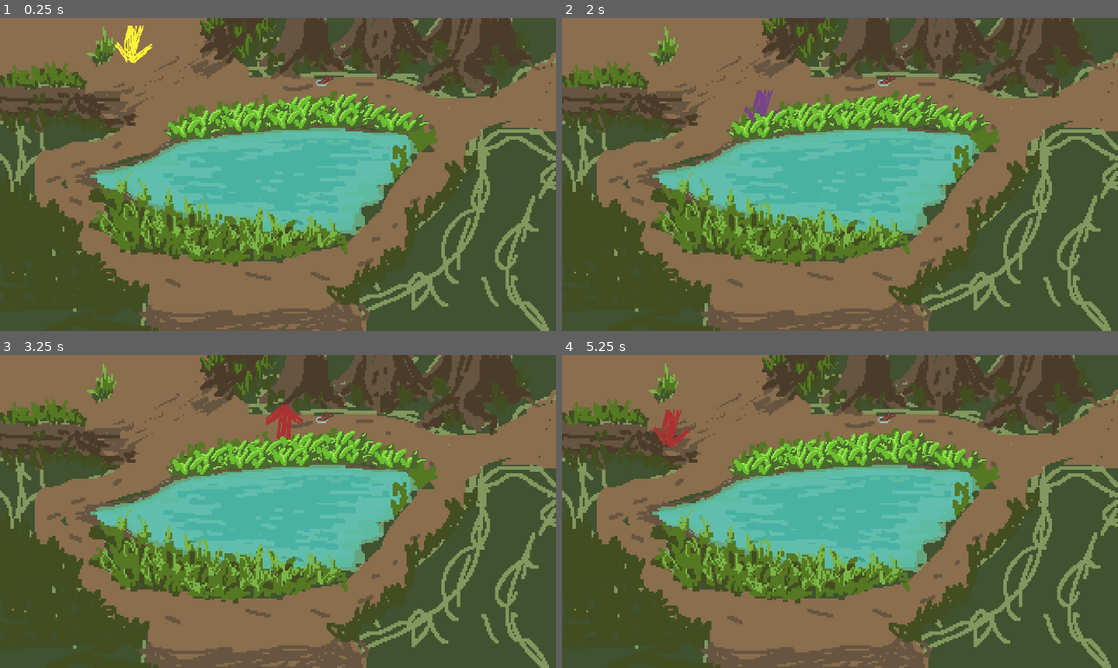
Above: before the commit, frames 1-4 (two rows, left to right).
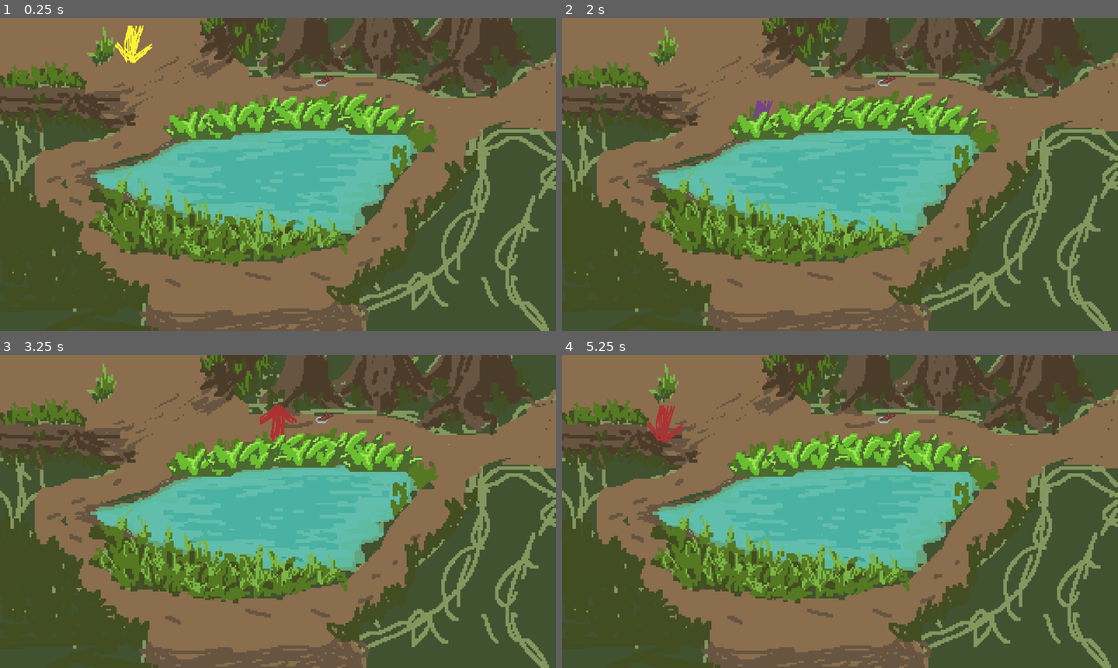
Above: after the commit, the same moments.

Repository: heinrichstr/adventure-game
Game: Godot game, scene res://scenes/main.tscn
The game is run twice, just before and just after one commit, with the same random seed, the same clock (stepped at 60 frames per second) and the same inputs.
Inputs (mouse positions are in pixels of both pictures, inside the frame that each line leads up to):
- Up to frame 1 (0.25 s): no input
- Up to frame 2 (2 s): move the mouse to (962, 158) at 0.52 s; press the mouse at (962, 158) at 0.53 s; hold D (player_right) 0.53-1.28 s; move the mouse to (728, 190) at 1.27 s; release the mouse at (728, 190) at 1.28 s; hold S (player_down) from 1.28 s (still down); click (728, 190) at 1.35 s
- Up to frame 3 (3.25 s): move the mouse to (333, 442) at 2.02 s; release S (player_down) at 2.03 s; press the mouse at (333, 442) at 2.03 s; hold D (player_right) 2.03-2.78 s; move the mouse to (250, 574) at 2.77 s; release the mouse at (250, 574) at 2.78 s; hold W (player_up) from 2.78 s (still down); click (250, 574) at 2.85 s
- Up to frame 4 (5.25 s): move the mouse to (1006, 558) at 3.52 s; release W (player_up) at 3.53 s; press the mouse at (1006, 558) at 3.53 s; hold A (player_left) 3.53-5.03 s; move the mouse to (673, 464) at 4.27 s; release the mouse at (673, 464) at 4.28 s; click (673, 464) at 4.35 s; move the mouse to (867, 511) at 5.02 s; press the mouse at (867, 511) at 5.03 s; hold S (player_down) from 5.03 s (still down)

The runs differ from the first frame. In frame 1, 2.9% of the frame differs, in the area x 29-78%, y 24-39%; in frame 2, 3.0%; in frame 3, 3.1%; in frame 4, 3.2%, in the area x 15-77%, y 16-39%.

Commit message:
add walkover animation to grass

Diff:
--- a/scenes/player/Player.gd
+++ b/scenes/player/Player.gd
@@ -3,7 +3,7 @@
 var speed = 400
 var input_vector:Vector2 = Vector2.ZERO
 var past_vector:Vector2
-
+var overlapping:Array
 
 func _ready():
 	$AnimationTree.get("parameters/playback").travel("idle-loop")
@@ -19,6 +19,21 @@
 	$AnimationTree.set("parameters/Movement/blend_position", input_vector)
 
 
+func animate_overlapping_grass():
+	print("movement triggered overlap")
+	overlapping = $Area2D.get_overlapping_areas()
+	for area in overlapping:
+		prints("overlap detected", area, area.is_in_group("grass_walkable"))
+		if area.is_in_group("grass_walkable"):
+			var sprite = area.get_parent()
+			#TODO: Check global pos of player vs grass, push anim based on difference
+			if sprite.get_node("AnimationPlayer").is_playing() == false:
+				if sprite.get_global_position() > self.get_global_position():
+					sprite.get_node("AnimationPlayer").play("push_right")
+				else:
+					sprite.get_node("AnimationPlayer").play("push_left")
+
+
 func _physics_process(delta):
 	$"AnimationTree".advance(delta)
 	get_input()
@@ -27,6 +42,7 @@
 		$AnimationTree.get("parameters/playback").travel("idle-loop")
 	else:
 		$AnimationTree.get("parameters/playback").travel("Movement")
+		animate_overlapping_grass()
 
 	update_anim_params(input_vector)
 	velocity = input_vector * speed
@@ -37,4 +53,6 @@
 	else:
 		Input.set_mouse_mode(Input.MOUSE_MODE_VISIBLE)
 
+
+
 	past_vector = input_vector
--- a/scenes/player/Player.tscn
+++ b/scenes/player/Player.tscn
@@ -363,13 +363,16 @@
 
 [sub_resource type="AnimationNodeStateMachinePlayback" id="AnimationNodeStateMachinePlayback_7l2s2"]
 
+[sub_resource type="RectangleShape2D" id="RectangleShape2D_1vfcg"]
+size = Vector2(47, 20)
+
 [node name="Player" type="CharacterBody2D"]
 script = ExtResource("1_6ricj")
 
 [node name="AnimatedSprite2D" type="AnimatedSprite2D" parent="."]
 texture_filter = 1
 sprite_frames = SubResource("SpriteFrames_0sicj")
-frame = 8
+frame = 9
 
 [node name="CollisionShape2D" type="CollisionShape2D" parent="."]
 shape = SubResource("CircleShape2D_tqn1e")
@@ -388,3 +391,9 @@
 active = true
 parameters/playback = SubResource("AnimationNodeStateMachinePlayback_7l2s2")
 parameters/Movement/blend_position = Vector2(-0.710162, 0.75108)
+
+[node name="Area2D" type="Area2D" parent="."]
+
+[node name="CollisionShape2D" type="CollisionShape2D" parent="Area2D"]
+position = Vector2(0, 13)
+shape = SubResource("RectangleShape2D_1vfcg")
--- a/scenes/world/Space.tscn
+++ b/scenes/world/Space.tscn
@@ -1,12 +1,39 @@
-[gd_scene load_steps=6 format=3 uid="uid://dygmssoe8luh"]
+[gd_scene load_steps=9 format=3 uid="uid://dygmssoe8luh"]
 
 [ext_resource type="Script" path="res://scenes/world/Space.gd" id="1_0sflk"]
 [ext_resource type="Texture2D" uid="uid://d2pk05yt35tsn" path="res://assets/sprites/world/meadow/mock meadow.png" id="2_i7306"]
 [ext_resource type="PackedScene" uid="uid://c60vk3bg00fie" path="res://scenes/player/Player.tscn" id="3_m87gc"]
 [ext_resource type="PackedScene" uid="uid://b7ubtcjmkxlmn" path="res://scenes/world/meadow/Grass1.tscn" id="4_y4ulc"]
+[ext_resource type="Shader" uid="uid://db6qbo3862lrc" path="res://scenes/world/meadow/world-meadow-grass-wind.tres" id="5_p4otj"]
 
 [sub_resource type="RectangleShape2D" id="RectangleShape2D_gtvg3"]
 size = Vector2(1920, 1080)
+
+[sub_resource type="ShaderMaterial" id="ShaderMaterial_tf6e5"]
+resource_local_to_scene = true
+shader = ExtResource("5_p4otj")
+shader_parameter/speed = 0.3
+shader_parameter/minStrength = 0.03
+shader_parameter/maxStrength = 0.05
+shader_parameter/strengthScale = 100.0
+shader_parameter/interval = 3.5
+shader_parameter/detail = 3.0
+shader_parameter/distortion = null
+shader_parameter/heightOffset = null
+shader_parameter/offset = 0.0
+
+[sub_resource type="ShaderMaterial" id="ShaderMaterial_feb2h"]
+resource_local_to_scene = true
+shader = ExtResource("5_p4otj")
+shader_parameter/speed = 0.3
+shader_parameter/minStrength = 0.03
+shader_parameter/maxStrength = 0.05
+shader_parameter/strengthScale = 100.0
+shader_parameter/interval = 3.5
+shader_parameter/detail = 3.0
+shader_parameter/distortion = null
+shader_parameter/heightOffset = null
+shader_parameter/offset = 0.0
 
 [node name="Space" type="Node2D"]
 script = ExtResource("1_0sflk")
@@ -24,9 +51,10 @@
 shape = SubResource("RectangleShape2D_gtvg3")
 
 [node name="StaticBody2D" type="StaticBody2D" parent="."]
+metadata/_edit_lock_ = true
 
 [node name="CollisionPolygon2D" type="CollisionPolygon2D" parent="StaticBody2D"]
-polygon = PackedVector2Array(320, 544, 520, 488, 656, 368, 840, 336, 1200, 304, 1488, 392, 1440, 504, 1240, 744, 1040, 792, 752, 792, 384, 704)
+polygon = PackedVector2Array(320, 544, 520, 488, 712, 392, 840, 336, 1200, 304, 1461.55, 383.919, 1488, 392, 1440, 504, 1240, 744, 1040, 792, 752, 792, 384, 704)
 
 [node name="CollisionPolygon2D2" type="CollisionPolygon2D" parent="StaticBody2D"]
 polygon = PackedVector2Array(-24, 208, 280, 240, 440, 360, 352, 416, 104, 472, 104, 648, 224, 712, 304, 856, 512, 952, 544, 1120, -120, 1144)
@@ -42,57 +70,31 @@
 scale = Vector2(2, 2)
 
 [node name="Grass3" parent="." instance=ExtResource("4_y4ulc")]
-position = Vector2(928, 344)
-scale = Vector2(4.1, 4.1)
-offset = Vector2(-21.4634, -5.85365)
+material = SubResource("ShaderMaterial_tf6e5")
+position = Vector2(1197, 304)
+scale = Vector2(6, 6)
+
+[node name="Grass5" parent="." instance=ExtResource("4_y4ulc")]
+material = SubResource("ShaderMaterial_tf6e5")
+position = Vector2(968, 312)
+scale = Vector2(6, 6)
+
+[node name="Grass4" parent="." instance=ExtResource("4_y4ulc")]
+material = SubResource("ShaderMaterial_tf6e5")
+position = Vector2(1056, 328)
+scale = Vector2(6, 6)
+
+[node name="Grass1" parent="." instance=ExtResource("4_y4ulc")]
+material = SubResource("ShaderMaterial_feb2h")
+position = Vector2(696, 360)
+scale = Vector2(6, 6)
 
 [node name="Grass2" parent="." instance=ExtResource("4_y4ulc")]
-position = Vector2(816, 368)
-scale = Vector2(4.1, 4.1)
-offset = Vector2(-21.4634, -5.85365)
-
-[node name="Grass1" parent="." instance=ExtResource("4_y4ulc")]
-position = Vector2(656, 376)
-scale = Vector2(4.1, 4.1)
-
-[node name="Grass4" parent="." instance=ExtResource("4_y4ulc")]
-position = Vector2(1117.5, 321)
-scale = Vector2(4.1, 4.1)
-offset = Vector2(-21.4634, -5.85365)
-
-[node name="Grass5" parent="." instance=ExtResource("4_y4ulc")]
-position = Vector2(1005.5, 345)
-scale = Vector2(4.1, 4.1)
-offset = Vector2(-21.4634, -5.85365)
+material = SubResource("ShaderMaterial_tf6e5")
+position = Vector2(832, 336)
+scale = Vector2(6, 6)
 
 [node name="Grass6" parent="." instance=ExtResource("4_y4ulc")]
-position = Vector2(845.5, 353)
-scale = Vector2(4.1, 4.1)
-
-[node name="Grass7" parent="." instance=ExtResource("4_y4ulc")]
-position = Vector2(1270.5, 313)
-scale = Vector2(4.1, 4.1)
-offset = Vector2(-21.4634, -5.85365)
-
-[node name="Grass8" parent="." instance=ExtResource("4_y4ulc")]
-position = Vector2(1158.5, 337)
-scale = Vector2(4.1, 4.1)
-offset = Vector2(-21.4634, -5.85365)
-
-[node name="Grass9" parent="." instance=ExtResource("4_y4ulc")]
-position = Vector2(998.5, 345)
-scale = Vector2(4.1, 4.1)
-
-[node name="Grass12" parent="." instance=ExtResource("4_y4ulc")]
-position = Vector2(1366.5, 353)
-scale = Vector2(4.1, 4.1)
-offset = Vector2(-21.4634, -5.85365)
-
-[node name="Grass11" parent="." instance=ExtResource("4_y4ulc")]
-position = Vector2(1456, 376)
-scale = Vector2(4.1, 4.1)
-offset = Vector2(-21.4634, -5.85365)
-
-[node name="Grass10" parent="." instance=ExtResource("4_y4ulc")]
-position = Vector2(1174.5, 336)
-scale = Vector2(4.1, 4.1)
+material = SubResource("ShaderMaterial_tf6e5")
+position = Vector2(1304, 344)
+scale = Vector2(6, 6)
--- a/scenes/world/meadow/Grass1.gd
+++ b/scenes/world/meadow/Grass1.gd
@@ -5,3 +5,8 @@
 func _ready():
 	self.material.set_shader_parameter("offset", self.global_position.x/800)
 	print(material["shader_parameter/offset"])
+	$Area2D.add_to_group("grass_walkable")
+
+#func _on_area_2d_area_entered(area):
+#	if area == References.player.get_node("Area2D"):
+#		prints("collision between", self, "and", area)
--- a/scenes/world/meadow/Grass1.tscn
+++ b/scenes/world/meadow/Grass1.tscn
@@ -9,7 +9,7 @@
 shader = ExtResource("1_ismow")
 shader_parameter/speed = 0.3
 shader_parameter/minStrength = 0.03
-shader_parameter/maxStrength = 0.08
+shader_parameter/maxStrength = 0.05
 shader_parameter/strengthScale = 100.0
 shader_parameter/interval = 3.5
 shader_parameter/detail = 3.0
@@ -17,7 +17,83 @@
 shader_parameter/heightOffset = null
 shader_parameter/offset = 0.0
 
-[node name="Grass1" type="Sprite2D"]
+[sub_resource type="Animation" id="Animation_qgx8f"]
+resource_name = "push_right"
+tracks/0/type = "value"
+tracks/0/imported = false
+tracks/0/enabled = true
+tracks/0/path = NodePath(".:skew")
+tracks/0/interp = 1
+tracks/0/loop_wrap = true
+tracks/0/keys = {
+"times": PackedFloat32Array(0, 0.3, 1),
+"transitions": PackedFloat32Array(1, 0.5, 0.5),
+"update": 0,
+"values": [0.0, 0.174533, 0.0]
+}
+tracks/1/type = "value"
+tracks/1/imported = false
+tracks/1/enabled = true
+tracks/1/path = NodePath(".:offset")
+tracks/1/interp = 1
+tracks/1/loop_wrap = true
+tracks/1/keys = {
+"times": PackedFloat32Array(0, 0.3, 1),
+"transitions": PackedFloat32Array(1, 0.5, 0.5),
+"update": 0,
+"values": [Vector2(0, 0), Vector2(2, 0), Vector2(0, 0)]
+}
+
+[sub_resource type="Animation" id="Animation_0w52w"]
+resource_name = "push_left"
+tracks/0/type = "value"
+tracks/0/imported = false
+tracks/0/enabled = true
+tracks/0/path = NodePath(".:skew")
+tracks/0/interp = 1
+tracks/0/loop_wrap = true
+tracks/0/keys = {
+"times": PackedFloat32Array(0, 0.3, 1),
+"transitions": PackedFloat32Array(1, 0.5, 0.5),
+"update": 0,
+"values": [0.0, -0.174533, 0.0]
+}
+tracks/1/type = "value"
+tracks/1/imported = false
+tracks/1/enabled = true
+tracks/1/path = NodePath(".:offset")
+tracks/1/interp = 1
+tracks/1/loop_wrap = true
+tracks/1/keys = {
+"times": PackedFloat32Array(0, 0.3, 1),
+"transitions": PackedFloat32Array(1, 0.5, 0.5),
+"update": 0,
+"values": [Vector2(0, 0), Vector2(-2, 0), Vector2(0, 0)]
+}
+
+[sub_resource type="AnimationLibrary" id="AnimationLibrary_31g8h"]
+_data = {
+"push_left": SubResource("Animation_0w52w"),
+"push_right": SubResource("Animation_qgx8f")
+}
+
+[sub_resource type="RectangleShape2D" id="RectangleShape2D_lmqdh"]
+size = Vector2(32, 18)
+
+[node name="Grass1" type="Sprite2D" groups=["grass_walkable"]]
 material = SubResource("ShaderMaterial_ac4qp")
 texture = ExtResource("2_21602")
 script = ExtResource("2_v74lr")
+
+[node name="AnimationPlayer" type="AnimationPlayer" parent="."]
+libraries = {
+"": SubResource("AnimationLibrary_31g8h")
+}
+
+[node name="Area2D" type="Area2D" parent="."]
+metadata/_edit_lock_ = true
+
+[node name="CollisionShape2D" type="CollisionShape2D" parent="Area2D"]
+position = Vector2(0, 1)
+shape = SubResource("RectangleShape2D_lmqdh")
+metadata/_edit_lock_ = true
Not shown: 1 places in scenes/player/Player.tscn that only renumber resources
Not shown: 1 places in scenes/world/meadow/Grass1.tscn that only renumber resources
